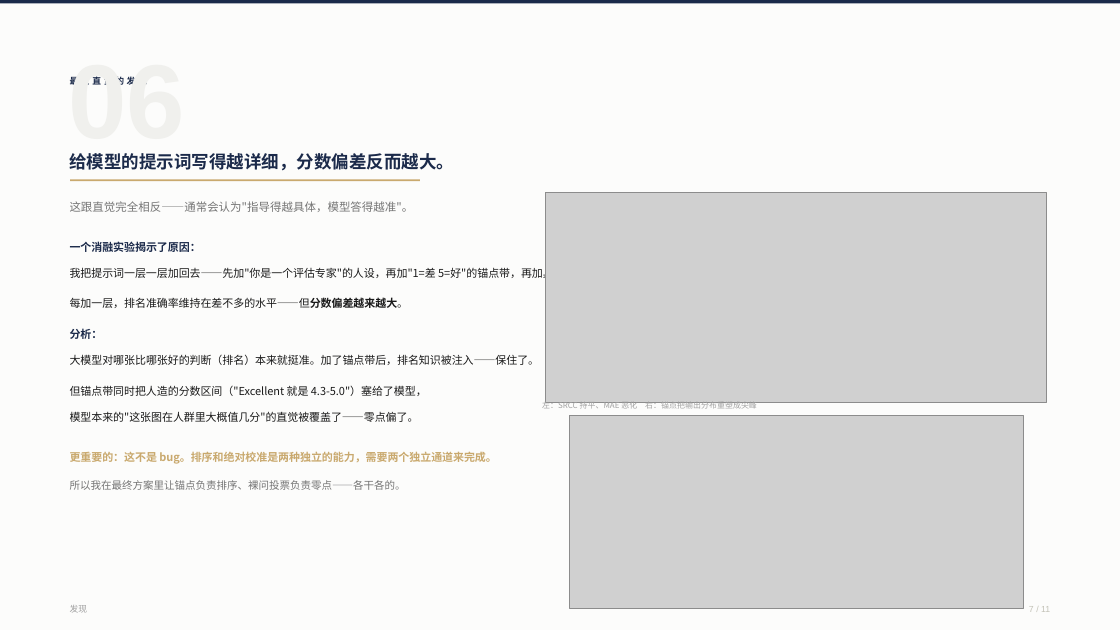
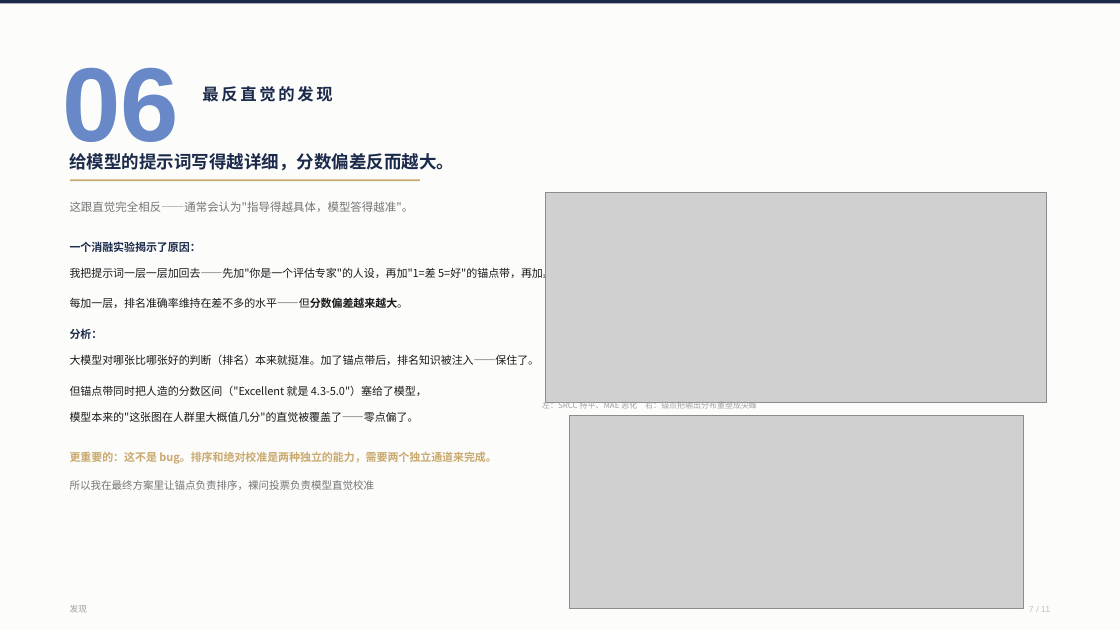
Before and after one commit to zz2cc/iqa-agent-framework, a slide deck: slide 7 of docs/汇报_swiss.pptx. Drawn at 1120x630 pixels with LibreOffice and Linux fonts; fonts in the diff are those of the drawing; grey boxes stand for pictures. Boxes give left, top, right and bottom in pixels: in the first picture for what was removed or moved away, otherwise in the second. Text is boxed around its words. In the diff, an @@ line names an element or a change of style, - is before the commit and + after.

```diff
--- a/docs/汇报_swiss.pptx
+++ b/docs/汇报_swiss.pptx
@@ text "06" at <box>62,67,179,160</box>: text colour #F0F0ED to #6988C8 @@
@@ text "最反直觉的发现": place and size @@
-text "最反直觉的发现" at <box>70,76,147,85</box>
+text "最反直觉的发现" at <box>202,86,332,102</box>
@@ text "最反直觉的发现" at <box>202,86,332,102</box>: size 7.5 to 14 pt @@
@@ text at <box>70,480,375,490</box>: text changed @@
-所以我在最终方案里让锚点负责排序、裸问投票负责零点——各干各的。
+所以我在最终方案里让锚点负责排序，裸问投票负责模型直觉校准
```
Also in this commit, not shown: 8 other slides changed, 5 other files.
